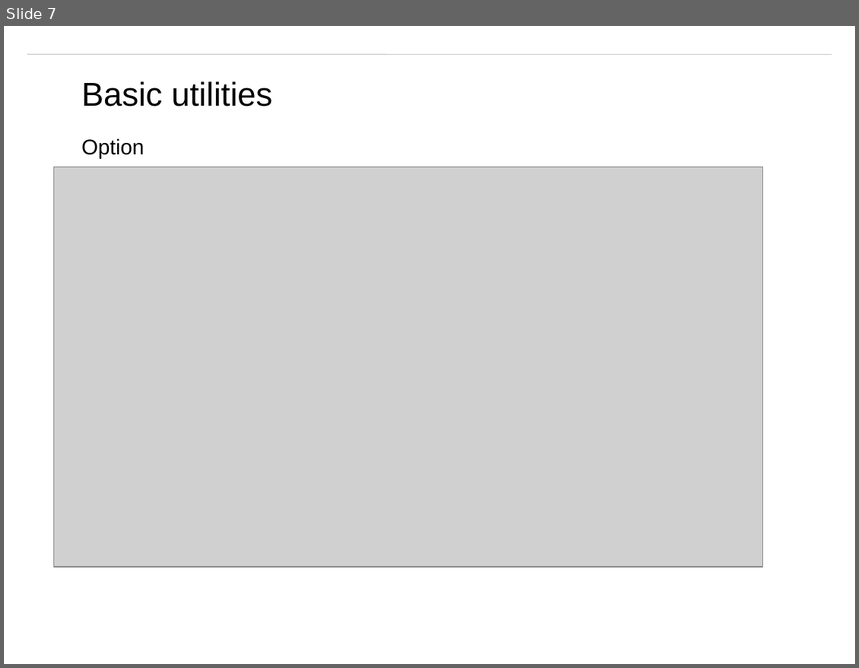
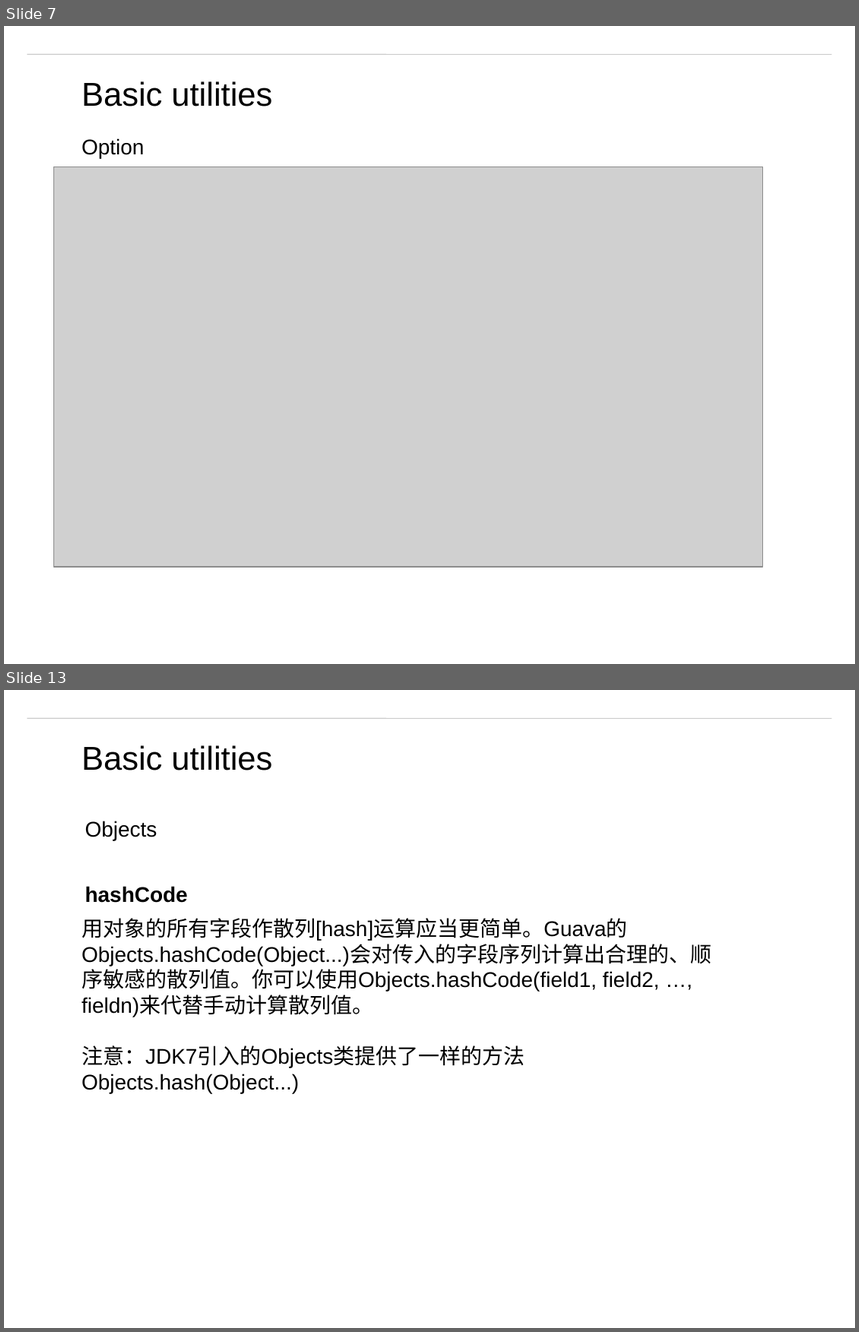
Before and after one commit to matt19870107/Guava, a slide deck: Guava.pptx. Shown one above the other, each under a label of ours: slide 7 before the commit, slides 7 and 13 after it; the slides between them are not shown. The pictures are 859x668 and 859x1332 pixels, drawn with LibreOffice and Linux fonts; fonts in the diff are those of the drawing; grey boxes stand for pictures; background and template pictures are left out. Boxes give left, top, right and bottom in pixels: in the first picture for what was removed or moved away, otherwise in the second. Text is boxed around its words. In the diff, an @@ line names an element or a change of style, - is before the commit and + after.

Commit message:
objects

```diff
--- a/Guava.pptx
+++ b/Guava.pptx
@@ slide 13 added at bbox=[4, 690, 855, 1328], background #FFFFFF; not listed: 1 template element that a slide beside it also shows @@
@@ text added at bbox=[82, 745, 272, 771], 28 pt, text #000000 @@
+Basic utilities
@@ text added at bbox=[85, 821, 158, 840], 18 pt, text #000000 @@
+Objects
@@ text added at bbox=[85, 886, 188, 903], 18 pt, text #000000, bold @@
+hashCode
@@ text added at bbox=[82, 918, 712, 1094], 18 pt, text #000000 @@
+用对象的所有字段作散列[hash]运算应当更简单。Guava的Objects.hashCode(Object...)会对传入的字段序列计算出合理的、顺序敏感的散列值。你可以使用Objects.hashCode(field1, field2, …, fieldn)来代替手动计算散列值。
+注意：JDK7引入的Objects类提供了一样的方法Objects.hash(Object...)
```
Also in this commit, not shown: 2 slides changed, 10 other slides added, 1 slide removed, 5 other files.
